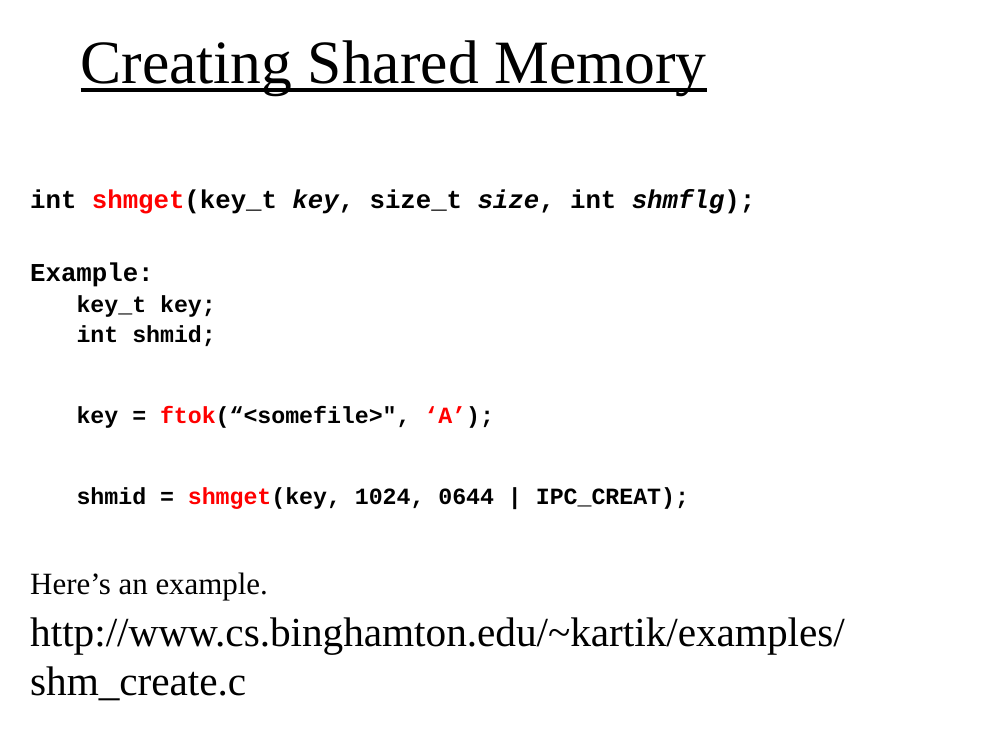
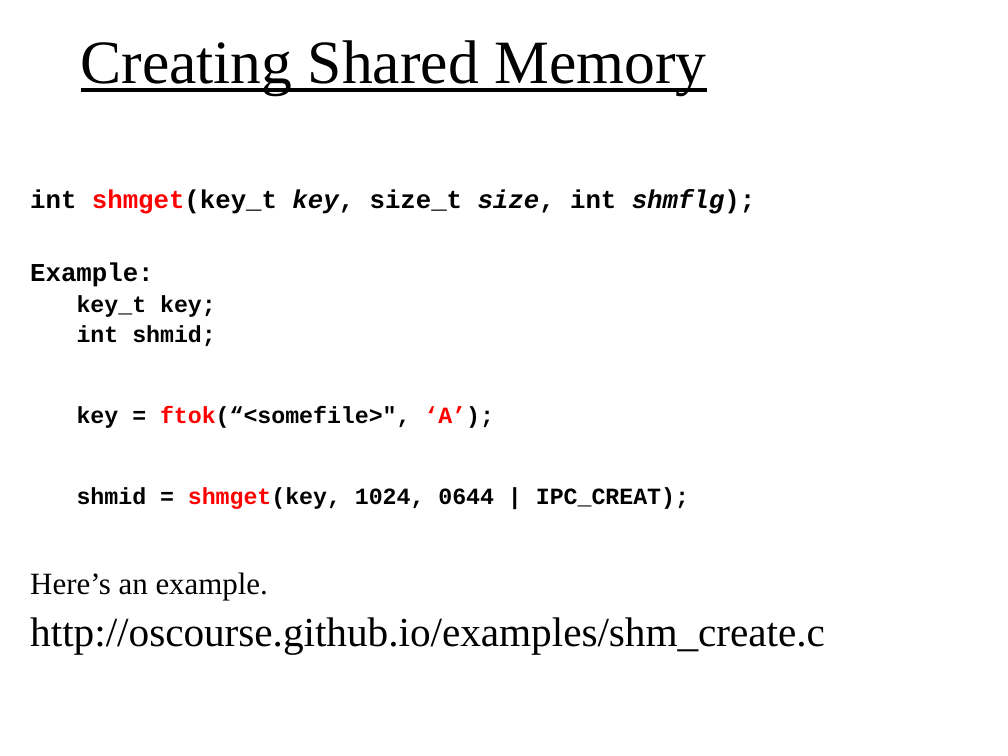
Before and after one commit to oscourse/oscourse.github.io, a slide deck: slide 17 of slides/ipc.pptx. Drawn at 1008x756 pixels with LibreOffice and Linux fonts; fonts in the diff are those of the drawing. Boxes give left, top, right and bottom in pixels: in the first picture for what was removed or moved away, otherwise in the second. Text is boxed around its words. In the diff, an @@ line names an element or a change of style, - is before the commit and + after.

```diff
--- a/slides/ipc.pptx
+++ b/slides/ipc.pptx
@@ text at (x1=30, y1=617, x2=825, y2=655): text changed @@
-http://www.cs.binghamton.edu/~kartik/examples/shm_create.c
+http://oscourse.github.io/examples/shm_create.c
```
Also in this commit, not shown: 8 other slides changed, 1 other file.
